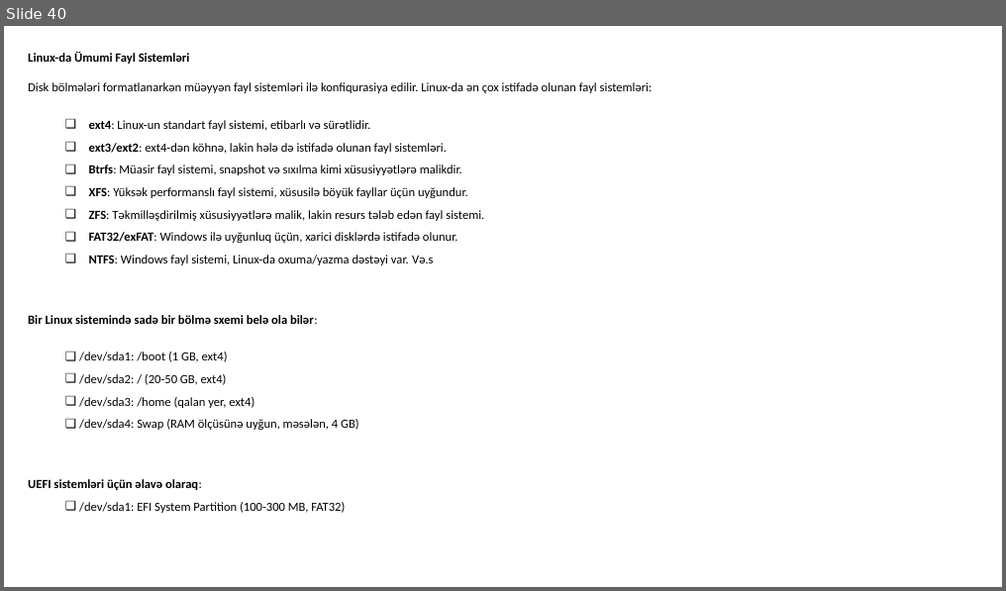
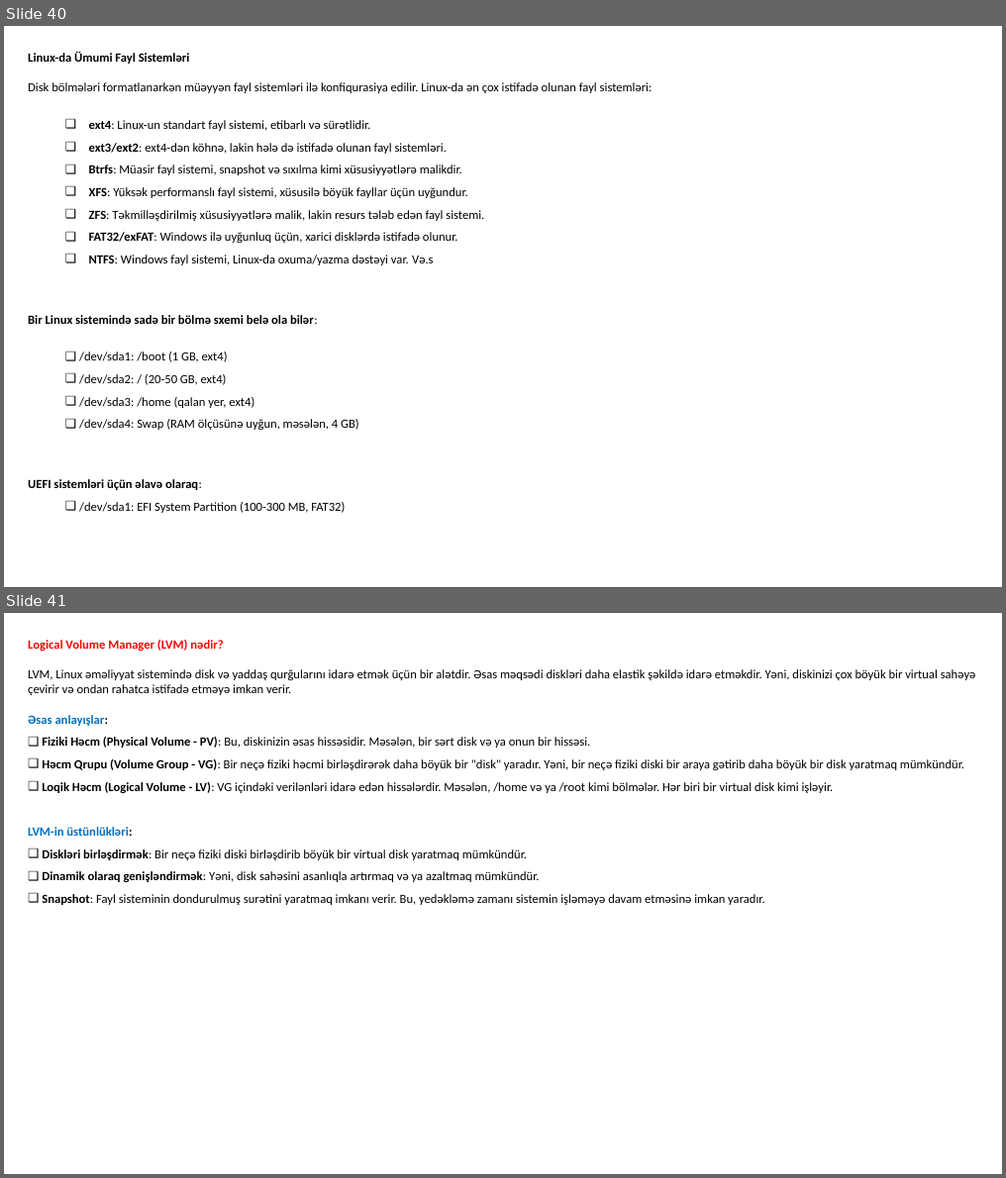
Before and after one commit to codeurient/DevOps, a slide deck: .lessons/1 operating systems/1 linux/1.pptx. Shown one above the other, each under a label of ours: slide 40 before the commit, slides 40 and 41 after it. The pictures are 1006x591 and 1006x1178 pixels, drawn with LibreOffice and Linux fonts; fonts in the diff are those of the drawing. Boxes give left, top, right and bottom in pixels: in the first picture for what was removed or moved away, otherwise in the second. Text is boxed around its words. In the diff, an @@ line names an element or a change of style, - is before the commit and + after.

```diff
--- a/.lessons/1 operating systems/1 linux/1.pptx
+++ b/.lessons/1 operating systems/1 linux/1.pptx
@@ slide 41 added at [4,613,1002,1174], background #FFFFFF @@
@@ text added at [28,640,976,905], 12 pt, text #000000 @@
+Logical Volume Manager (LVM) nədir?
+LVM, Linux əməliyyat sistemində disk və yaddaş qurğularını idarə etmək üçün bir alətdir. Əsas məqsədi diskləri daha elastik şəkildə idarə etməkdir. Yəni, diskinizi çox böyük bir virtual sahəyə çevirir və ondan rahatca istifadə etməyə imkan verir.
+Əsas anlayışlar:
+❑ Fiziki Həcm (Physical Volume - PV): Bu, diskinizin əsas hissəsidir. Məsələn, bir sərt disk və ya onun bir hissəsi.
+❑ Həcm Qrupu (Volume Group - VG): Bir neçə fiziki həcmi birləşdirərək daha böyük bir "disk" yaradır. Yəni, bir neçə fiziki diski bir araya gətirib daha böyük bir disk yaratmaq mümkündür.
+❑ Loqik Həcm (Logical Volume - LV): VG içindəki verilənləri idarə edən hissələrdir. Məsələn, /home və ya /root kimi bölmələr. Hər biri bir virtual disk kimi işləyir.
+LVM-in üstünlükləri:
+❑ Diskləri birləşdirmək: Bir neçə fiziki diski birləşdirib böyük bir virtual disk yaratmaq mümkündür.
+❑ Dinamik olaraq genişləndirmək: Yəni, disk sahəsini asanlıqla artırmaq və ya azaltmaq mümkündür.
+❑ Snapshot: Fayl sisteminin dondurulmuş surətini yaratmaq imkanı verir. Bu, yedəkləmə zamanı sistemin işləməyə davam etməsinə imkan yaradır.
```
Also in this commit, not shown: 23 other slides added, 1 slide removed.
